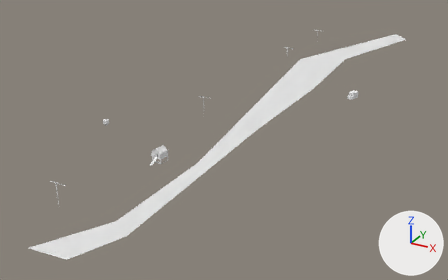
Before and after pictures for a commit that changed the OBJ model public/res/models/levelone.obj.
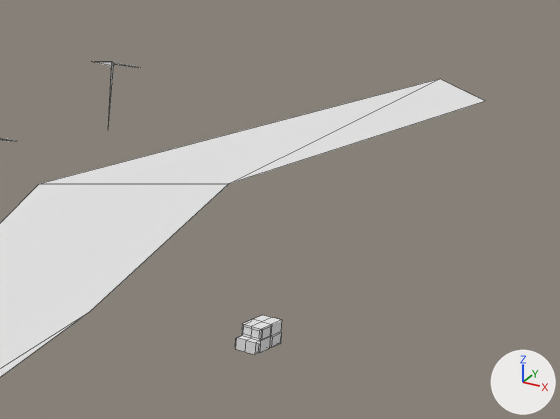
Old and new are each drawn whole from a camera (50 mm lens) standing at (24.8, -35.9, 21.6) and looking at (-3.7, 15.9, -4.3) and again close up on the part from 65% to 95% of the width and 5% to 41% of the height. The axes (+X, +Y, +Z) are drawn at lower right. The lights are the same throughout. The close-ups show mesh edges as thin lines. Where no turn or scale is listed for an object, it has been applied to the vertices.

Before the edit, the objects in view are built like this:
```python
me_car_cube_026 = bpy.data.meshes.new('car_Cube.026')
me_car_cube_026.from_pydata(...)  # 62 vertices, 60 faces; spans x 6.824..7.71, y 22.846..24.069, z -0.175..0.437
me_car_cube_026.materials.append(mat_none)  # white #e7e7e7
me_path_plane_002 = bpy.data.meshes.new('path_Plane.002')
me_path_plane_002.from_pydata(...)  # 11 vertices, 6 faces; spans x -2.8..6.4, y -13.1..52.1, z -0.1
me_path_plane_002.materials.append(mat_none)  # white #e7e7e7
ob_car_cube_026 = bpy.data.objects.new('car_Cube.026', me_car_cube_026)
ob_car_cube_026.location = (0.0, 0.0, 0.0)
ob_path_plane_002 = bpy.data.objects.new('path_Plane.002', me_path_plane_002)
ob_path_plane_002.location = (0.0, 0.0, 0.0)
```
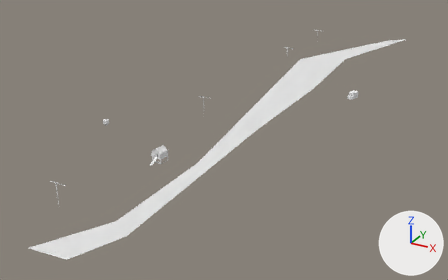
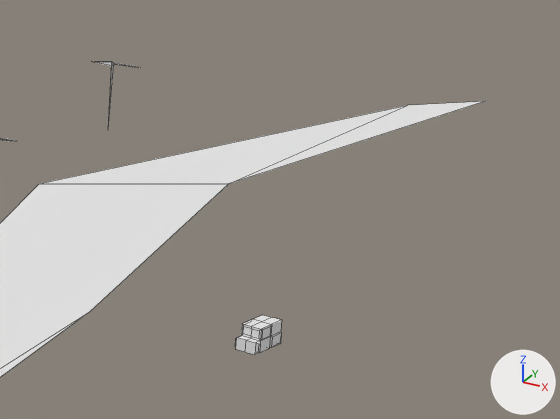
Location of each change, [x1, y1, x2, y2] in pixels of the close-ups (560 x 419 px; the box of a moved part takes in the faces that stretch with it):
```json
{"object": "path_Plane.002", "change": "reshaped", "before": [0, 79, 484, 377], "after": [0, 101, 484, 377]}
{"part": 1, "of": "me_path_plane_002", "change": "moved or reshaped", "before": [40, 79, 484, 184], "after": [41, 101, 484, 184]}
```

Edits to the scene script, one JSON object a line:
```json
{"block": "me_path_plane_002", "where": "me_path_plane_002.from_pydata(...)  # 11 vertices, 6 faces; spans x -2.8..6.4, y -13.1..52.1, z -0.1"}
{"block": "me_path_plane_002", "where": "# used by ob_path_plane_002; location = (0.0, 0.0, 0.0)"}
{"block": "me_path_plane_002", "change": "me_path_plane_002 part 1"}
{"op": "set", "path": "me_path_plane_002.vertices[8].co", "old": "(4.3, 52.1, -0.1)", "new": "(4.3, 48.1, -0.1)", "note": "pixel (439, 78) -> pixel (407, 105)"}
```
